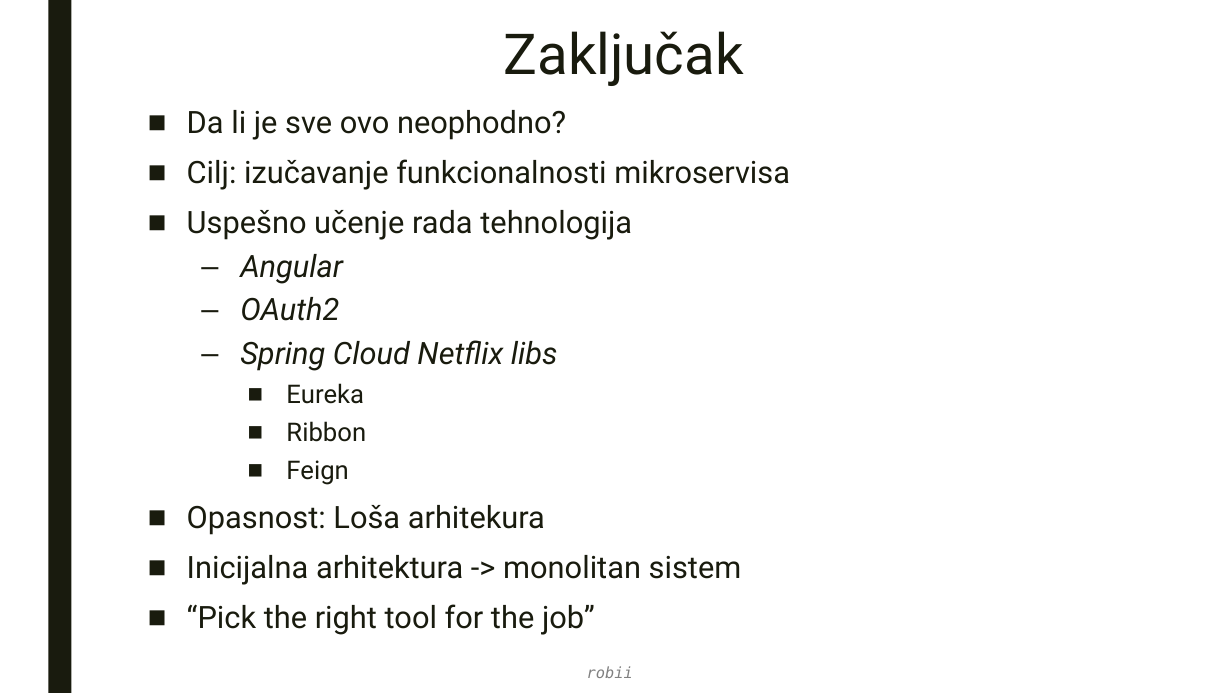
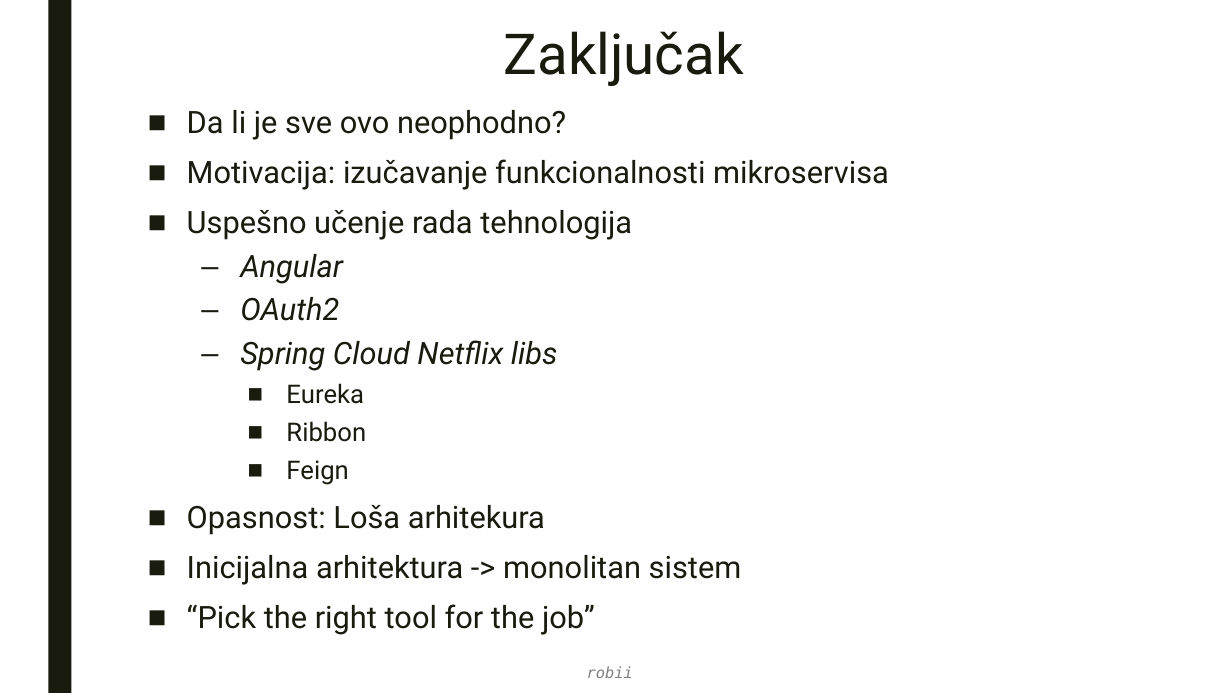
Before and after one commit to r081k45480/CryptOpher, a slide deck: slide 17 of diplomski_v1.1.pptx. Drawn at 1232x693 pixels with LibreOffice and Linux fonts; fonts in the diff are those of the drawing. Boxes give left, top, right and bottom in pixels: in the first picture for what was removed or moved away, otherwise in the second. Text is boxed around its words. In the diff, an @@ line names an element or a change of style, - is before the commit and + after.

```diff
--- a/diplomski_v1.1.pptx
+++ b/diplomski_v1.1.pptx
@@ text at (187,159,889,190): text changed @@
-■ Cilj: izučavanje funkcionalnosti mikroservisa
+■ Motivacija: izučavanje funkcionalnosti mikroservisa
```
Also in this commit, not shown: 5 other slides changed.
